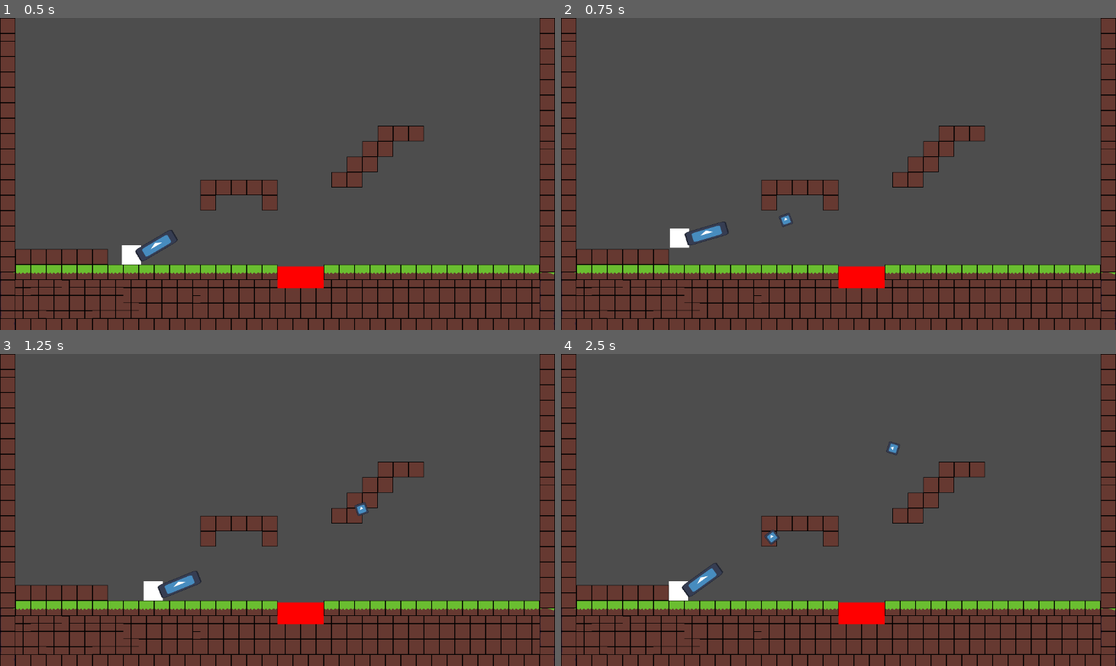
Above: before the commit, frames 1-4 (two rows, left to right).
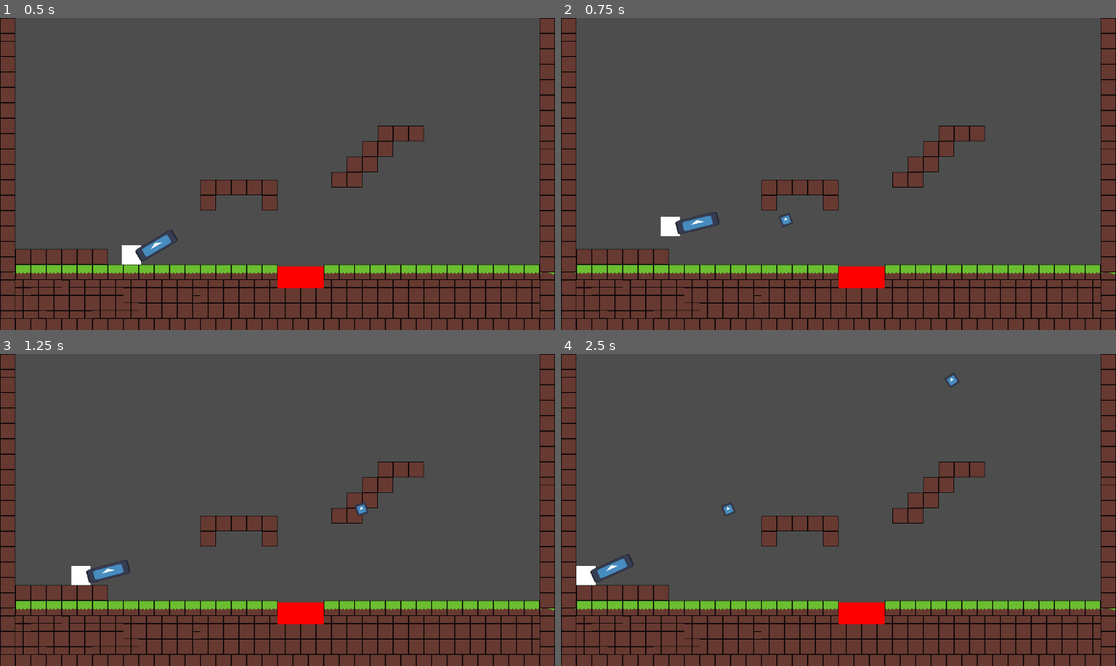
Above: after the commit, the same moments.

Repository: Maycon-jeferson/attack_Ford
Game: Godot game, scene res://src/words/debug.tscn
Same seed, same stepped clock (60 frames per second), same inputs: the game is played once before the commit and once after it. The engine's default icon, where the game draws it, is replaced by a stand-in: a white triangle on a blue panel in a dark square.
Inputs (mouse positions are in pixels of both pictures, inside the frame that each line leads up to):
- Up to frame 1 (0.5 s): no input
- Up to frame 2 (0.75 s): tap Enter (ui_accept) at 0.5 s; move the mouse to (960, 158) at 0.52 s; press the mouse at (960, 158) at 0.53 s; hold Right (ui_right) from 0.53 s (still down)
- Up to frame 3 (1.25 s): keep holding Right (ui_right); tap Enter (ui_accept) at 0.77 s
- Up to frame 4 (2.5 s): move the mouse to (727, 525) at 1.27 s; release the mouse at (727, 525) at 1.28 s; click (727, 525) at 1.35 s; tap Enter (ui_accept) at 1.52 s; move the mouse to (894, 441) at 2.02 s; release Right (ui_right) at 2.03 s; press the mouse at (894, 441) at 2.03 s; hold Left (ui_left) from 2.03 s (still down)

Frame 1 is identical in both runs. In frame 2, 0.7% of the frame differs, in the area x 17-31%, y 62-74%; in frame 3, 0.8%; in frame 4, 1.0%, in the area x 2-72%, y 6-80%.

Commit message:
melhoria no sistema de pulo e recoil

Diff:
--- a/src/player/player.gd
+++ b/src/player/player.gd
@@ -8,7 +8,6 @@
 var max_fall_speed: float = 1000.0
 var gravity: float = 900.0
 var jump_force: float = 350.0
-
 func _physics_process(delta: float) -> void:
 	move(delta)
 
--- a/src/player/player.tscn
+++ b/src/player/player.tscn
@@ -27,5 +27,5 @@
 [node name="Weapon" parent="." node_paths=PackedStringArray("player") instance=ExtResource("2_rxibo")]
 position = Vector2(33, 23)
 shoot_cooldown = 0.8
-recoil_force = 400.0
+recoil_force = 300.0
 player = NodePath("..")
--- a/weapon.gd
+++ b/weapon.gd
@@ -30,5 +30,5 @@
 
 		# Aplica recuo no player
 		if player and player.has_method("apply_recoil"):
-			var recoil_direction = -transform.x.normalized()
+			var recoil_direction = (player.global_position - muzzle.global_position).normalized()
 			player.apply_recoil(recoil_direction * recoil_force)
